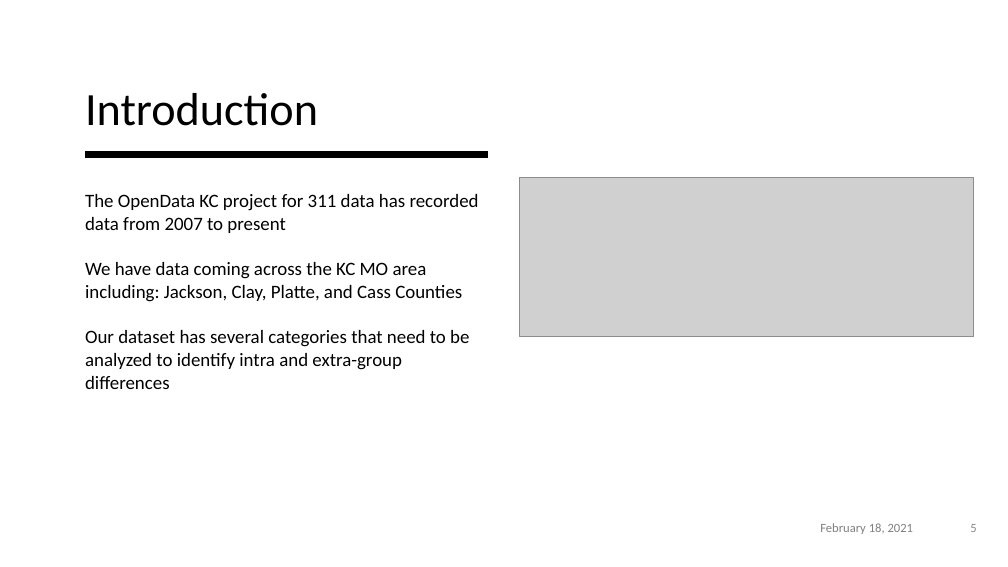
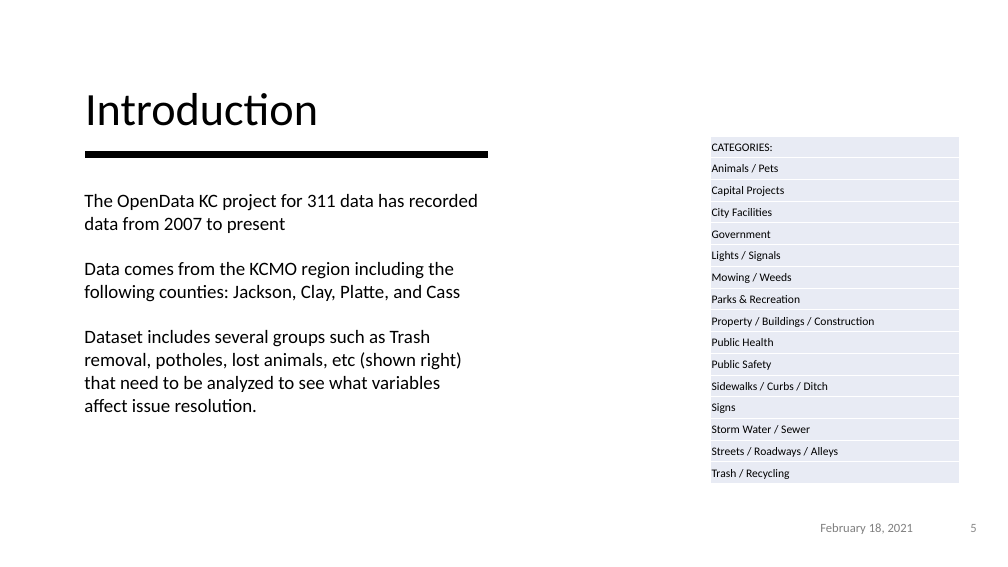
Before and after one commit to AlexSchaefferEdu/GP1, a slide deck: slide 5 of Project 1 Presentation.pptx. Drawn at 1008x567 pixels with LibreOffice and Linux fonts; fonts in the diff are those of the drawing; grey boxes stand for pictures. Boxes give left, top, right and bottom in pixels: in the first picture for what was removed or moved away, otherwise in the second. Text is boxed around its words. In the diff, an @@ line names an element or a change of style, - is before the commit and + after.

```diff
--- a/Project 1 Presentation.pptx
+++ b/Project 1 Presentation.pptx
@@ table added at bbox=[711, 136, 960, 484], 16 rows, 1 columns @@
+CATEGORIES:
+Animals / Pets
+Capital Projects
+City Facilities
+Government
+Lights / Signals
+Mowing / Weeds
+Parks & Recreation
+Property / Buildings / Construction
+Public Health
+Public Safety
+Sidewalks / Curbs / Ditch
+Signs
+Storm Water / Sewer
+Streets / Roadways / Alleys
+Trash / Recycling
@@ picture removed at bbox=[520, 178, 974, 337] @@
@@ text at bbox=[84, 262, 462, 412]: text changed @@
-We have data coming across the KC MO area including: Jackson, Clay, Platte, and Cass Counties
-Our dataset has several categories that need to be analyzed to identify intra and extra-group differences
+Data comes from the KCMO region including the following counties: Jackson, Clay, Platte, and Cass
+Dataset includes several groups such as Trash removal, potholes, lost animals, etc (shown right) that need to be analyzed to see what variables affect issue resolution.
```
Also in this commit, not shown: 7 other slides changed, 13 slides added, 3 slides removed, 4 other files.
